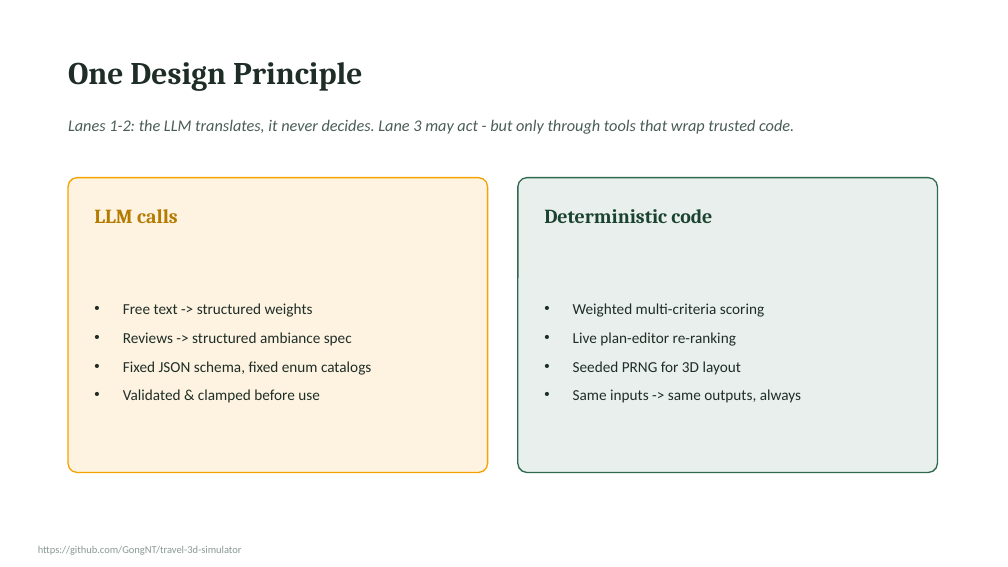
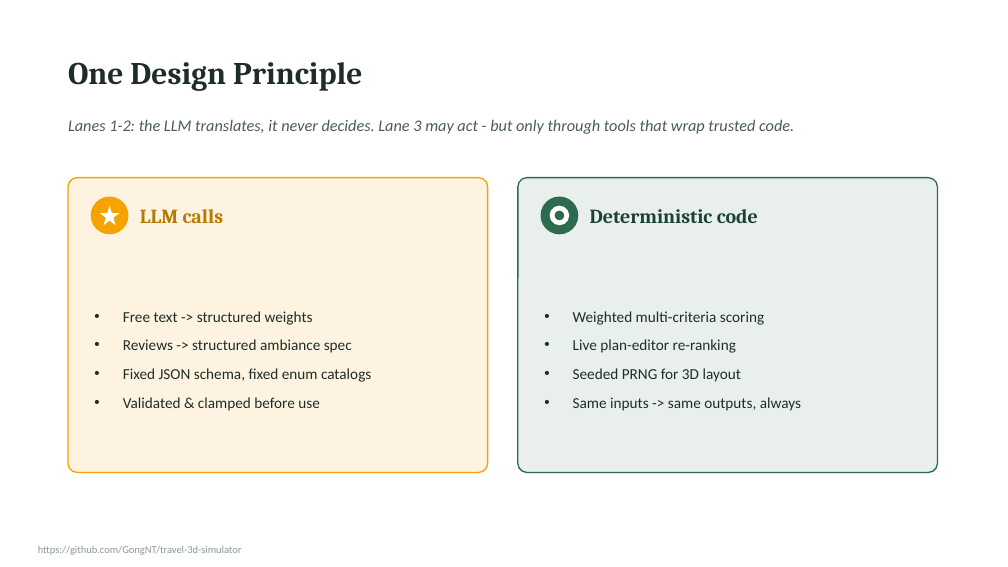
Before and after one commit to GongNT/travel-3d-simulator, a slide deck: slide 8 of report/Final_Presentation.pptx. Drawn at 1008x567 pixels with LibreOffice and Linux fonts; fonts in the diff are those of the drawing. Boxes give left, top, right and bottom in pixels: in the first picture for what was removed or moved away, otherwise in the second. Text is boxed around its words. In the diff, an @@ line names an element or a change of style, - is before the commit and + after.

```diff
--- a/report/Final_Presentation.pptx
+++ b/report/Final_Presentation.pptx
@@ ellipse added at (91, 197, 129, 234), fill #F4A300 @@
@@ star added at (100, 206, 119, 225), fill #FFFFFF @@
@@ text "LLM calls": place and size @@
-text "LLM calls" at (94, 209, 178, 223)
+text "LLM calls" at (140, 209, 224, 223)
@@ ellipse added at (541, 197, 578, 234), fill #2D6A4F @@
@@ donut added at (550, 206, 569, 225), fill #FFFFFF @@
@@ text "Deterministic code": place and size @@
-text "Deterministic code" at (544, 209, 712, 223)
+text "Deterministic code" at (590, 209, 758, 223)
@@ text "Free text -> structured weights": place and size @@
-text "Free text -> structured weights" at (123, 303, 371, 403)
+text "Free text -> structured weights" at (123, 311, 371, 411)
@@ text "Weighted multi-criteria scoring": place and size @@
-text "Weighted multi-criteria scoring" at (573, 303, 801, 403)
+text "Weighted multi-criteria scoring" at (573, 311, 801, 411)
```
Also in this commit, not shown: 9 other slides changed, 8 other files.
